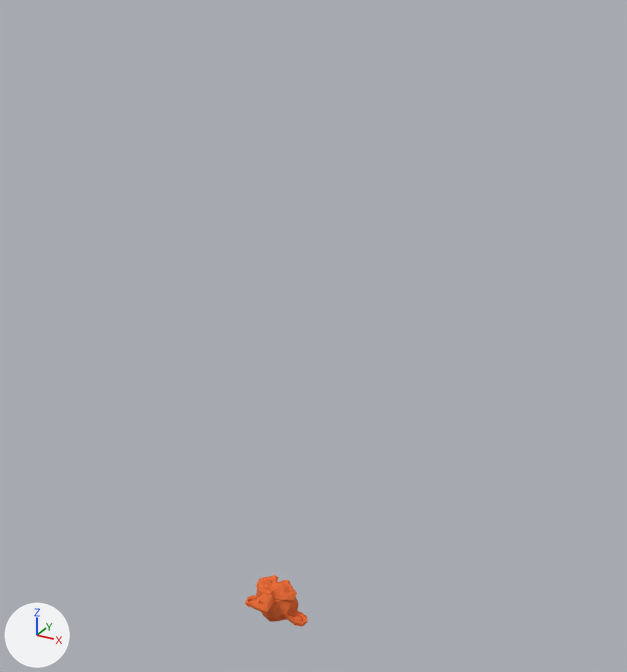
A saved change to the Blender file samples/Resources/Models/monkey.blend.
Both versions are drawn from a 50 mm camera at (14.1, -22.4, 22.8) aimed at (1.2, 1.2, 11.0). The axes (+X, +Y, +Z) are drawn at lower left. The lights are the same throughout.

The older version as bpy lines, for what is in view:
```python
me_suzanne = bpy.data.meshes.new('Suzanne')
me_suzanne.from_pydata(...)  # 507 vertices, 500 faces; spans x -1.37..1.37, y -0.85..0.85, z -0.98..0.98
me_suzanne.materials.append(mat_material)  # orange #e76e3c
ob_suzanne = bpy.data.objects.new('Suzanne', me_suzanne)
ob_suzanne.location = (0.0, 0.0, 0.0)
ob_suzanne.rotation_euler = (-1.571, 0.0, 0.0)  # degrees (-90, 0, 0)
```
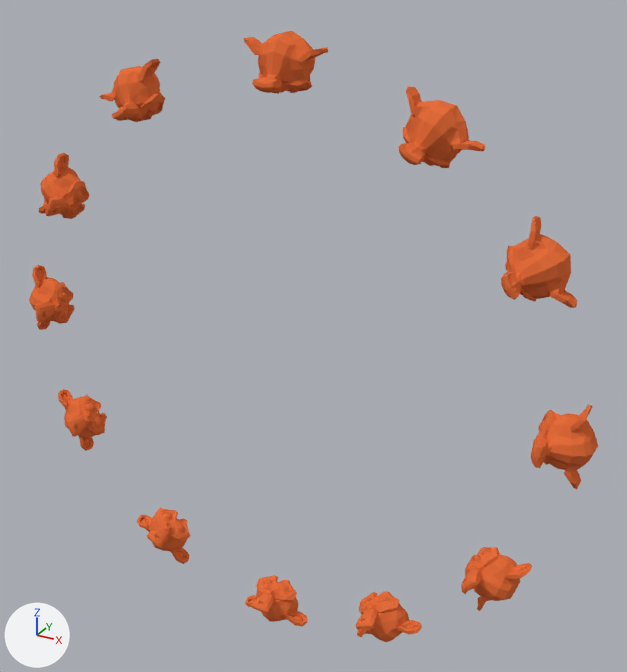
Boxes (x1, y1, x2, y2) around the edits, measured in the pictures (627 x 672 px):
'Suzanne.008', added (orange)
    after: (501, 216, 578, 308)
'Suzanne.009', added (orange)
    after: (398, 86, 485, 168)
'Suzanne.003', added (orange)
    after: (531, 404, 598, 489)
'Suzanne.010', added (orange)
    after: (244, 31, 328, 94)
'Suzanne.002', added (orange)
    after: (461, 547, 532, 611)
'Suzanne.011', added (orange)
    after: (99, 59, 165, 122)
'Suzanne.001', added (orange)
    after: (356, 591, 422, 642)
'Suzanne.007', added (orange)
    after: (39, 153, 89, 219)
'Suzanne.006', added (orange)
    after: (29, 265, 74, 330)
'Suzanne.004', added (orange)
    after: (137, 508, 191, 564)
'Suzanne.005', added (orange)
    after: (58, 389, 107, 451)

Diff of the bpy script that builds the scene:
```diff
--- a/samples/Resources/Models/monkey.blend.py
+++ b/samples/Resources/Models/monkey.blend.py
@@ ob_suzanne_001 @@
+ob_suzanne_001 = bpy.data.objects.new('Suzanne.001', me_suzanne.copy())  # the mesh of ob_suzanne
+ob_suzanne_001.location = (4.52, 0.0, 1.08)
+ob_suzanne_001.rotation_euler = (-1.571, -0.469, 0.0)  # degrees (-90, -27, 0)
@@ ob_suzanne_002 @@
+ob_suzanne_002 = bpy.data.objects.new('Suzanne.002', me_suzanne.copy())  # the mesh of ob_suzanne
+ob_suzanne_002.location = (8.28, 0.0, 4.4)
+ob_suzanne_002.rotation_euler = (-1.571, -0.976, 0.0)  # degrees (-90, -56, 0)
@@ ob_suzanne_003 @@
+ob_suzanne_003 = bpy.data.objects.new('Suzanne.003', me_suzanne.copy())  # the mesh of ob_suzanne
+ob_suzanne_003.location = (10.0, 0.0, 9.89)
+ob_suzanne_003.rotation_euler = (-1.571, -1.559, -0.0000118)  # degrees (-90, -89, -0)
@@ ob_suzanne_004 @@
+ob_suzanne_004 = bpy.data.objects.new('Suzanne.004', me_suzanne.copy())  # the mesh of ob_suzanne
+ob_suzanne_004.location = (-5.1, 0.0, 1.4)
+ob_suzanne_004.rotation_euler = (-1.571, 0.535, 0.0)  # degrees (-90, 31, 0)
@@ ob_suzanne_005 @@
+ob_suzanne_005 = bpy.data.objects.new('Suzanne.005', me_suzanne.copy())  # the mesh of ob_suzanne
+ob_suzanne_005.location = (-8.99, 0.0, 5.63)
+ob_suzanne_005.rotation_euler = (-1.571, 1.118, 0.0)  # degrees (-90, 64, 0)
@@ ob_suzanne_006 @@
+ob_suzanne_006 = bpy.data.objects.new('Suzanne.006', me_suzanne.copy())  # the mesh of ob_suzanne
+ob_suzanne_006.location = (-9.99, 0.0, 10.54)
+ob_suzanne_006.rotation_euler = (-1.571, 1.625, 0.0)  # degrees (-90, 93, 0)
@@ ob_suzanne_007 @@
+ob_suzanne_007 = bpy.data.objects.new('Suzanne.007', me_suzanne.copy())  # the mesh of ob_suzanne
+ob_suzanne_007.location = (-8.66, 0.0, 15.0)
+ob_suzanne_007.rotation_euler = (-1.571, 2.094, 0.0)  # degrees (-90, 120, 0)
@@ ob_suzanne_008 @@
+ob_suzanne_008 = bpy.data.objects.new('Suzanne.008', me_suzanne.copy())  # the mesh of ob_suzanne
+ob_suzanne_008.location = (8.66, 0.0, 15.0)
+ob_suzanne_008.rotation_euler = (-1.571, 4.189, 0.0)  # degrees (-90, 240, 0)
@@ ob_suzanne_009 @@
+ob_suzanne_009 = bpy.data.objects.new('Suzanne.009', me_suzanne.copy())  # the mesh of ob_suzanne
+ob_suzanne_009.location = (5.46, 0.0, 18.38)
+ob_suzanne_009.rotation_euler = (-1.571, 3.72, 0.0)  # degrees (-90, 213, 0)
@@ ob_suzanne_010 @@
+ob_suzanne_010 = bpy.data.objects.new('Suzanne.010', me_suzanne.copy())  # the mesh of ob_suzanne
+ob_suzanne_010.location = (0.71, 0.0, 19.97)
+ob_suzanne_010.rotation_euler = (-1.571, 3.213, 0.0)  # degrees (-90, 184, 0)
@@ ob_suzanne_011 @@
+ob_suzanne_011 = bpy.data.objects.new('Suzanne.011', me_suzanne.copy())  # the mesh of ob_suzanne
+ob_suzanne_011.location = (-4.9, 0.0, 18.72)
+ob_suzanne_011.rotation_euler = (-1.571, 2.629, 0.0)  # degrees (-90, 151, 0)
```
